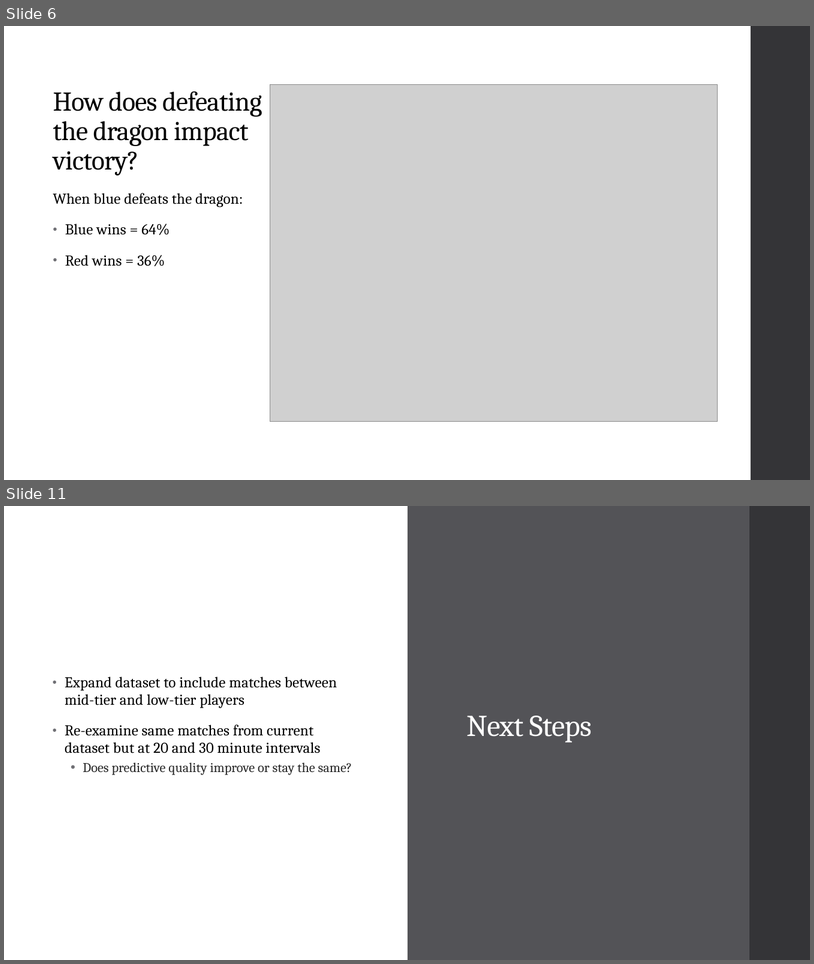
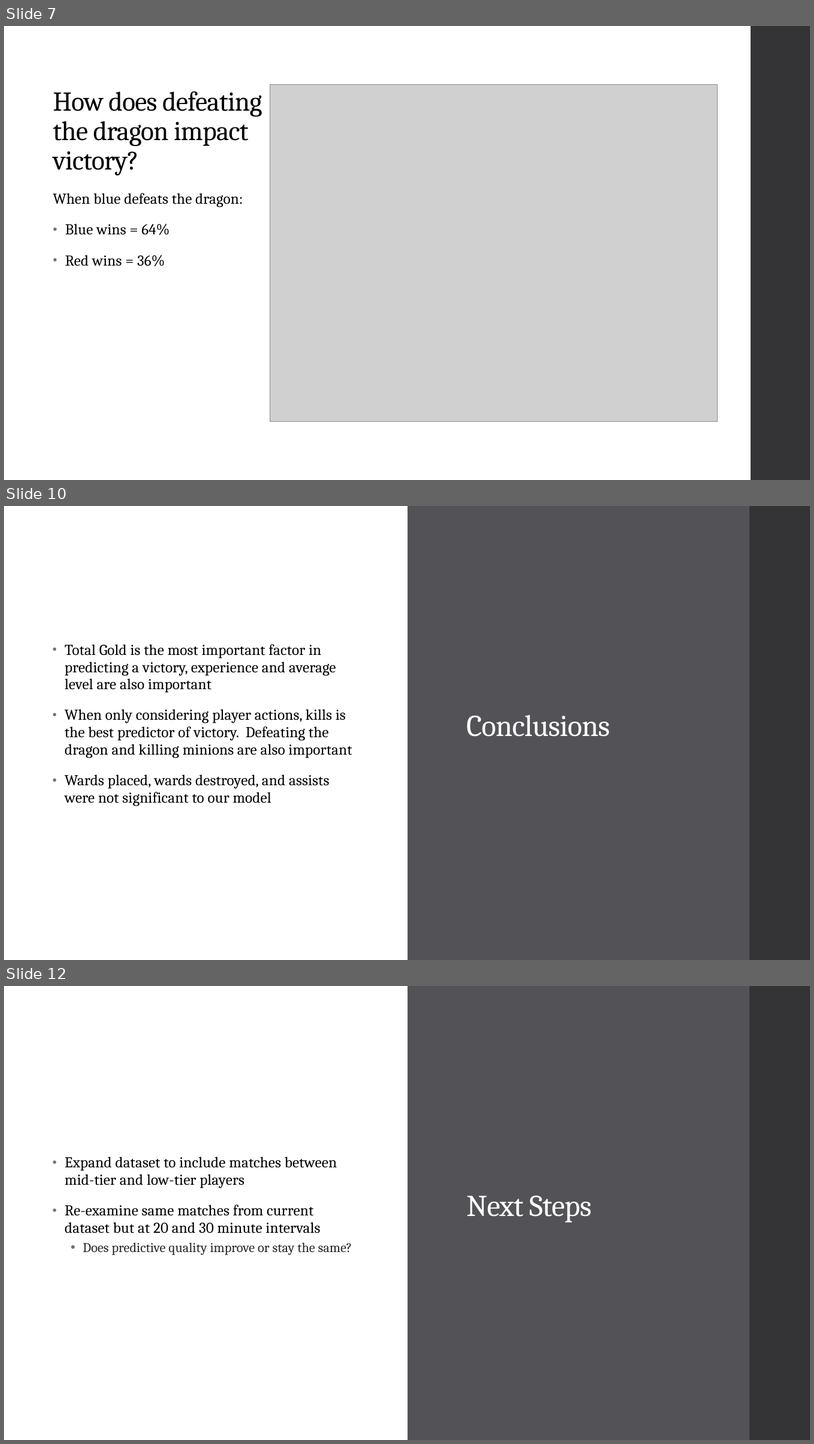
Before and after one commit to Drymander/League-of-Legends-Victory-Classification, a slide deck: images/Johnny Dryman - Phase 3 Project Presentation.pptx. Shown one above the other, each under a label of ours: slides 6 and 11 before the commit, slides 7, 10 and 12 after it; the slides between them are not shown. The pictures are 814x964 and 814x1444 pixels, drawn with LibreOffice and Linux fonts; fonts in the diff are those of the drawing; grey boxes stand for pictures. Boxes give left, top, right and bottom in pixels: in the first picture for what was removed or moved away, otherwise in the second. Text is boxed around its words. In the diff, an @@ line names an element or a change of style, - is before the commit and + after.

```diff
--- a/images/Johnny Dryman - Phase 3 Project Presentation.pptx
+++ b/images/Johnny Dryman - Phase 3 Project Presentation.pptx
@@ slide 10 added at (4,506,810,960), background #FFFFFF; not listed: 1 template element that a slide beside it also shows @@
@@ rectangle added at (4,506,751,960), fill #FFFFFF @@
@@ rectangle added at (408,506,751,960), fill #535357 @@
@@ rectangle added at (750,506,810,960), fill #353537 @@
@@ text added at (65,644,352,806), 18 pt, text #000000 @@
+• Total Gold is the most important factor in predicting a victory, experience and average level are also important
+• When only considering player actions, kills is the best predictor of victory. Defeating the dragon and killing minions are also important
+• Wards placed, wards destroyed, and assists were not significant to our model
@@ title added at (467,715,610,736), 36 pt, text #FFFFFF @@
+Conclusions
@@ what was slide 6 is now slide 7 @@
@@ what was slide 11 is now slide 12 @@
```
Also in this commit, not shown: 4 slides changed, 5 other files.
